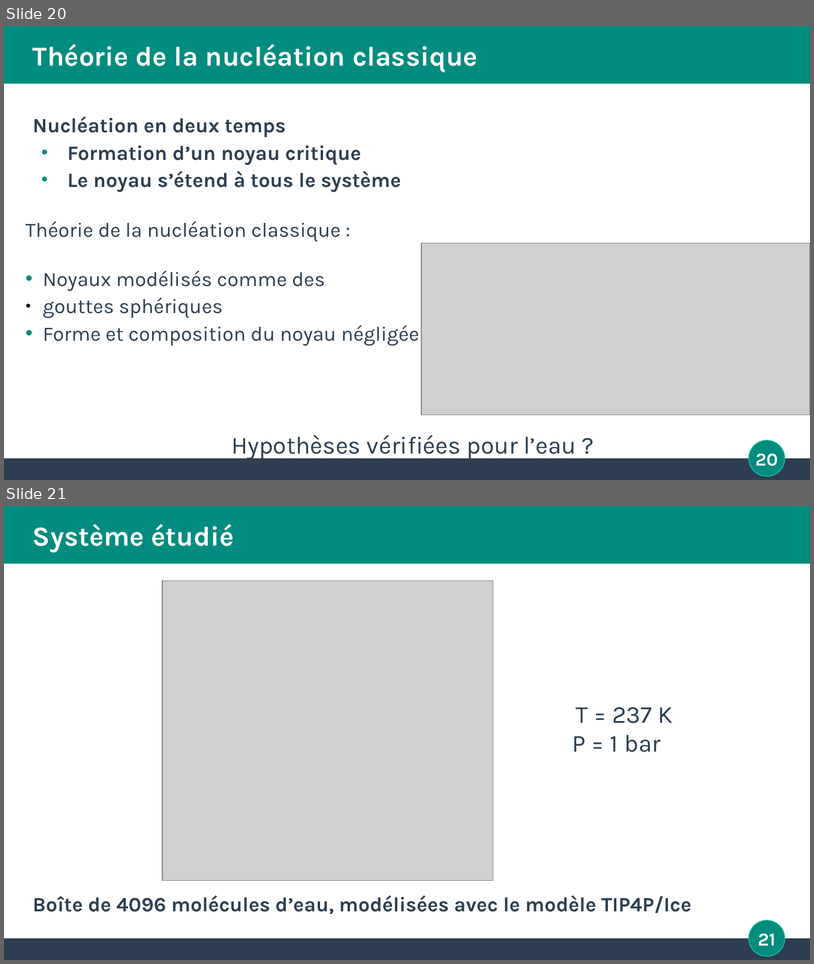
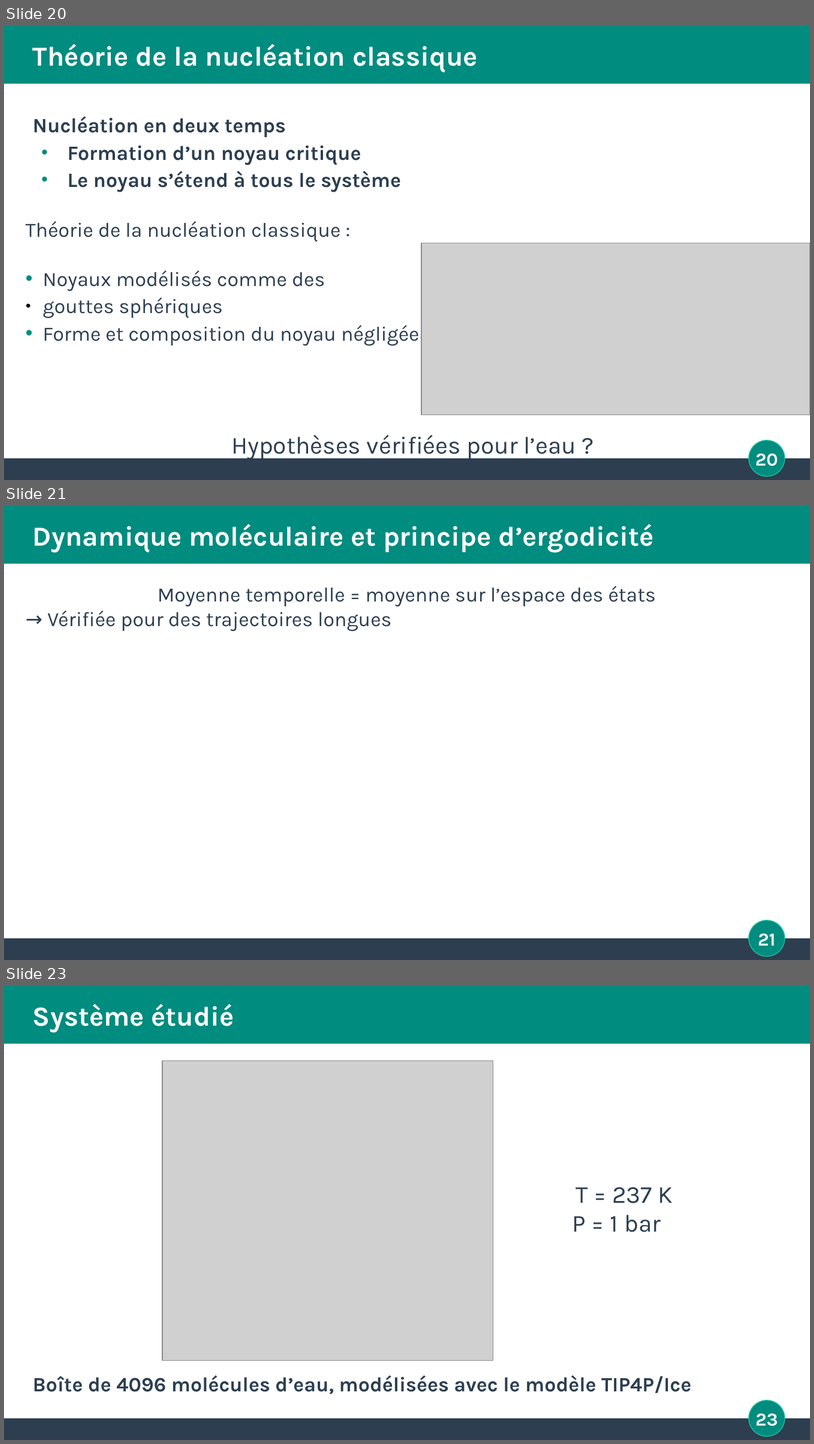
Before and after one commit to stoleks/Agregat-2022, a slide deck: MEPD/mepd_presentation.odp. Shown one above the other, each under a label of ours: slides 20 and 21 before the commit, slides 20, 21 and 23 after it; the slides between them are not shown. The pictures are 814x964 and 814x1444 pixels, drawn with LibreOffice and Linux fonts; fonts in the diff are those of the drawing; grey boxes stand for pictures. Boxes give left, top, right and bottom in pixels: in the first picture for what was removed or moved away, otherwise in the second. Text is boxed around its words. In the diff, an @@ line names an element or a change of style, - is before the commit and + after.

```diff
--- a/MEPD/mepd_presentation.odp
+++ b/MEPD/mepd_presentation.odp
@@ slide 21 added at (x1=4, y1=506, x2=810, y2=960), background #FFFFFF; not listed: 4 template elements that a slide beside it also shows @@
@@ title added at (x1=33, y1=524, x2=654, y2=552), 27 pt, text #FFFFFF, bold @@
+Dynamique moléculaire et principe d’ergodicité
@@ text added at (x1=47, y1=586, x2=656, y2=631), 20 pt, text #2C3E50 @@
+Moyenne temporelle = moyenne sur l’espace des états
+→ Vérifiée pour des trajectoires longues
@@ what was slide 21 is now slide 23 @@
@@ page number at (x1=756, y1=1413, x2=778, y2=1426): text changed @@
-21
+23
```
Also in this commit, not shown: 2 slides changed, 1 other slide added, 3 other files.
